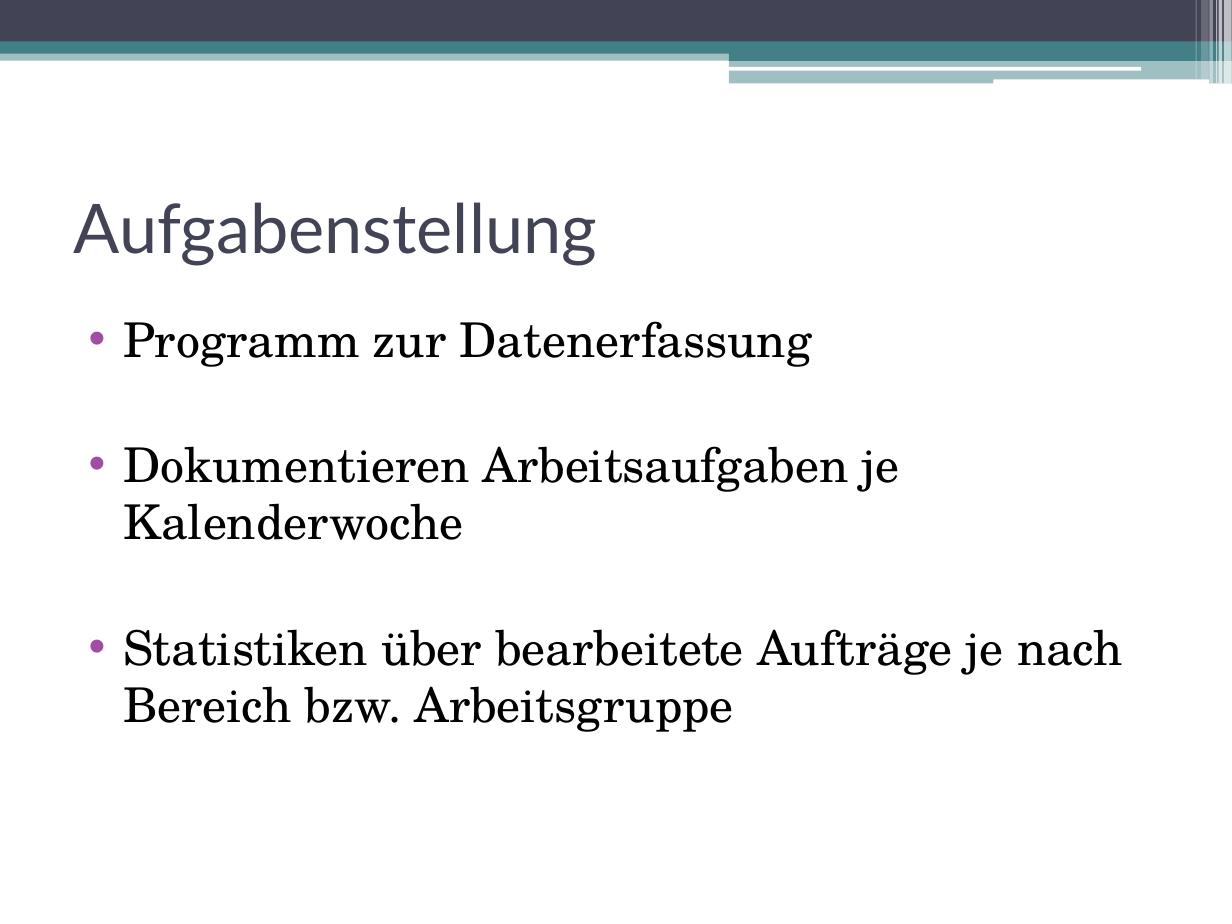
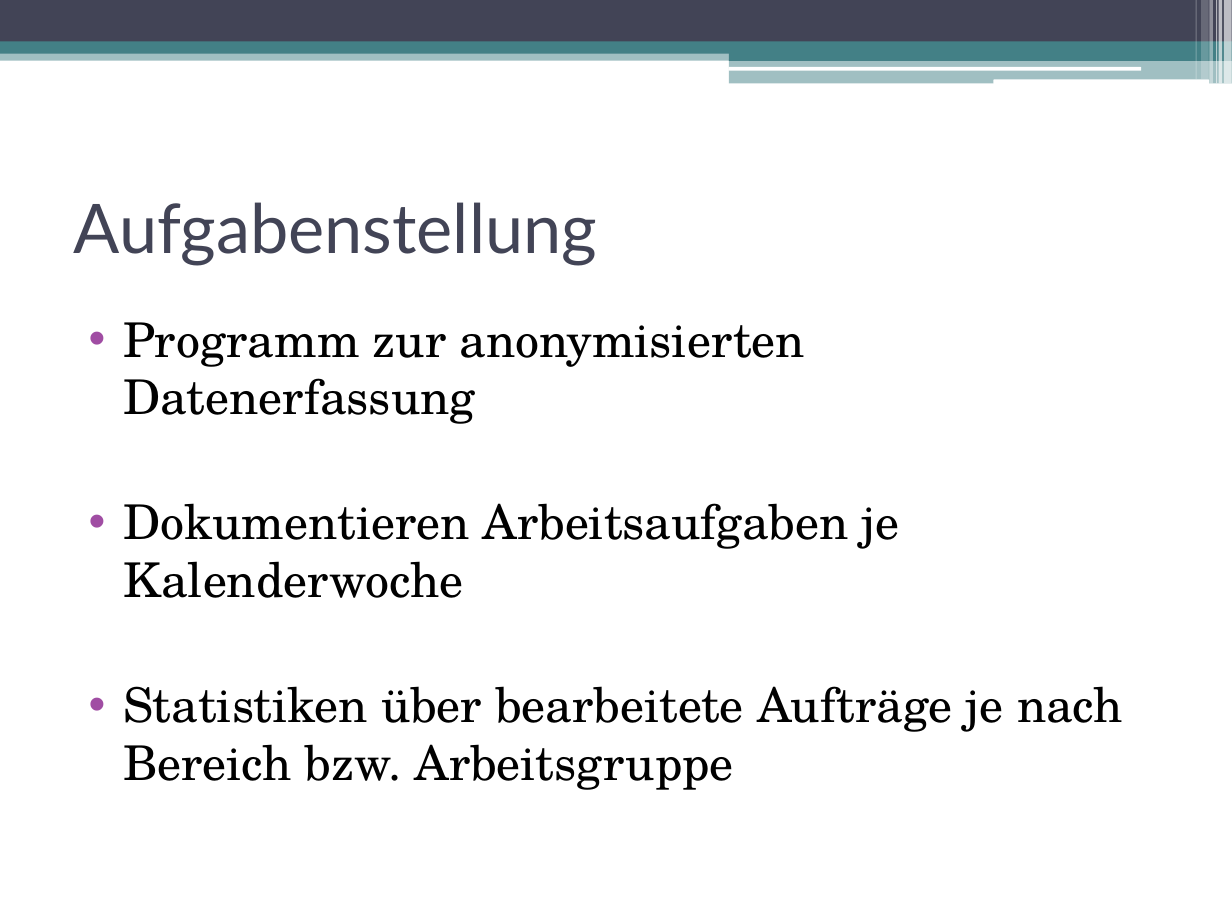
Before and after one commit to DanJoeHa/Fallstudie, a slide deck: slide 2 of Projektmanagement/Abschlusspräsentation.pptx. Drawn at 1232x924 pixels with LibreOffice and Linux fonts; fonts in the diff are those of the drawing. Boxes give left, top, right and bottom in pixels: in the first picture for what was removed or moved away, otherwise in the second. Text is boxed around its words. In the diff, an @@ line names an element or a change of style, - is before the commit and + after.

```diff
--- a/Projektmanagement/Abschlusspräsentation.pptx
+++ b/Projektmanagement/Abschlusspräsentation.pptx
@@ text at bbox=[123, 322, 806, 424]: text changed @@
-• Programm zur Datenerfassung
+• Programm zur anonymisierten Datenerfassung
```
Also in this commit, not shown: 1 other slide changed, 8 slides added.
